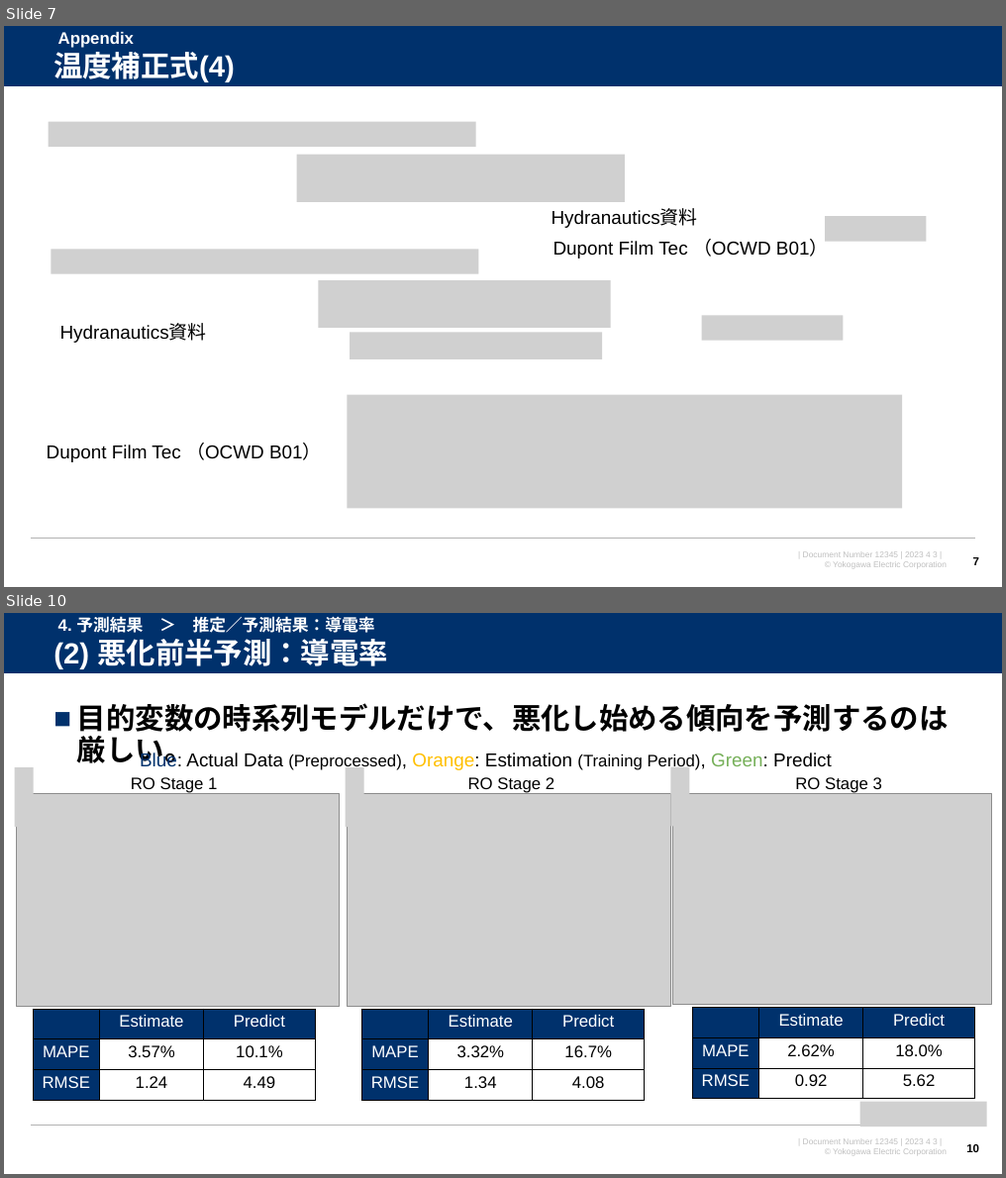
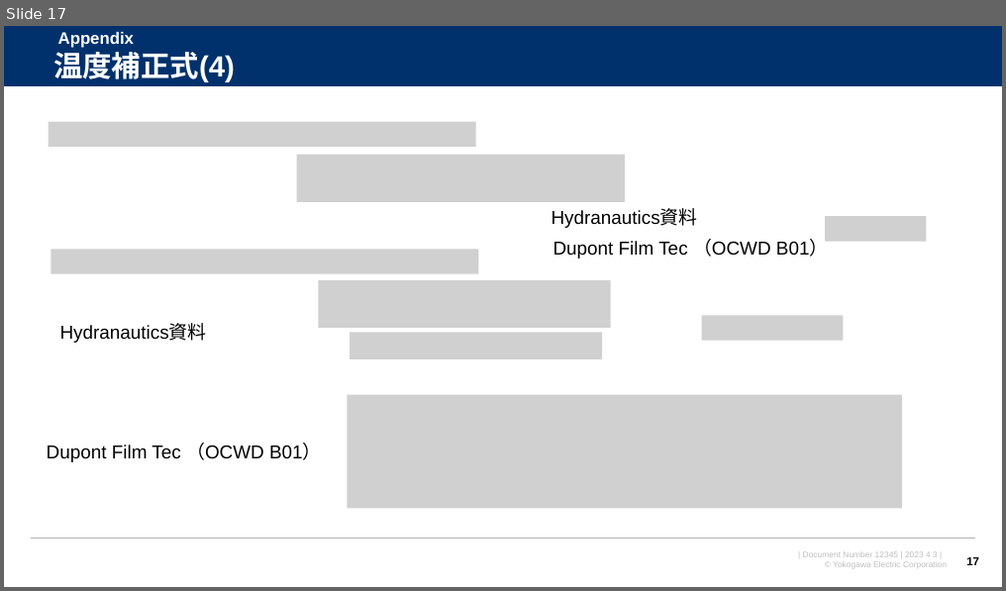
Before and after one commit to watarukumagai-git/opt, a slide deck: Reuse_Water/230403_米国再生水NAWI 解析進め方_rev.0.pptx. Shown one above the other, each under a label of ours: slides 7 and 10 before the commit, slide 17 after it; the slides between them are not shown. The pictures are 1006x1178 and 1006x591 pixels, drawn with LibreOffice and Linux fonts; fonts in the diff are those of the drawing; grey boxes stand for pictures; background and template pictures are left out. Boxes give left, top, right and bottom in pixels: in the first picture for what was removed or moved away, otherwise in the second. Text is boxed around its words. In the diff, an @@ line names an element or a change of style, - is before the commit and + after.

```diff
--- a/Reuse_Water/230403_米国再生水NAWI 解析進め方_rev.0.pptx
+++ b/Reuse_Water/230403_米国再生水NAWI 解析進め方_rev.0.pptx
@@ slide 10 removed at (4, 613, 1002, 1174), background #FFFFFF; not listed: 4 template elements that a slide beside it also shows @@
@@ title removed at (54, 639, 388, 669) @@
-(2) 悪化前半予測：導電率
@@ text removed at (58, 616, 375, 633) @@
-4. 予測結果 ＞ 推定／予測結果：導電率
@@ text removed at (77, 703, 948, 767) @@
-■ 目的変数の時系列モデルだけで、悪化し始める傾向を予測するのは厳しい。
@@ text removed at (140, 752, 832, 770) @@
-Blue: Actual Data (Preprocessed), Orange: Estimation (Training Period), Green: Predict
@@ picture removed at (15, 768, 33, 827) @@
@@ text removed at (131, 777, 217, 793) @@
-RO Stage 1
@@ picture removed at (346, 768, 364, 827) @@
@@ text removed at (468, 777, 554, 793) @@
-RO Stage 2
@@ picture removed at (670, 767, 689, 827) @@
@@ text removed at (795, 777, 882, 793) @@
-RO Stage 3
@@ picture removed at (16, 793, 340, 1007) @@
@@ picture removed at (348, 793, 671, 1007) @@
@@ picture removed at (672, 793, 992, 1004) @@
@@ table removed at (33, 1009, 316, 1100), 3 rows, 3 columns @@
- | Estimate | Predict
-MAPE | 3.57% | 10.1%
-RMSE | 1.24 | 4.49
@@ table removed at (361, 1009, 645, 1100), 3 rows, 3 columns @@
- | Estimate | Predict
-MAPE | 3.32% | 16.7%
-RMSE | 1.34 | 4.08
@@ table removed at (693, 1008, 975, 1099), 3 rows, 3 columns @@
- | Estimate | Predict
-MAPE | 2.62% | 18.0%
-RMSE | 0.92 | 5.62
@@ picture removed at (860, 1102, 988, 1128) @@
@@ page number removed at (966, 1145, 979, 1153) @@
-10
@@ what was slide 7 is now slide 17 @@
@@ page number at (966, 558, 979, 566): text changed @@
-7
+17
```
Also in this commit, not shown: 1 slide changed, 4 slides added, 4 other slides removed.
